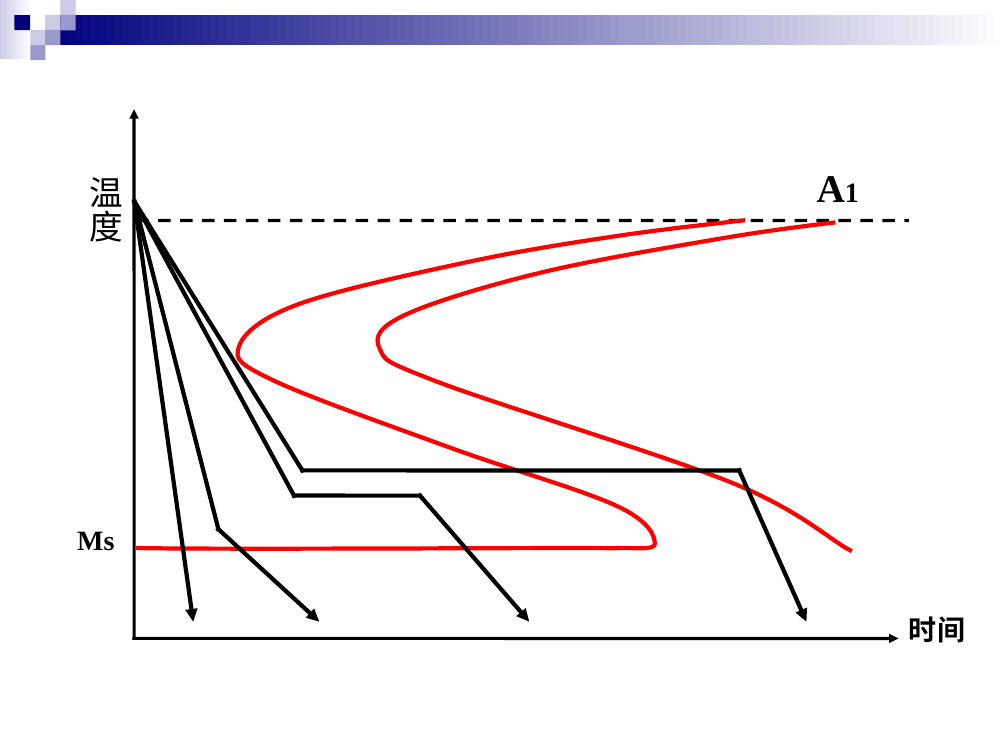
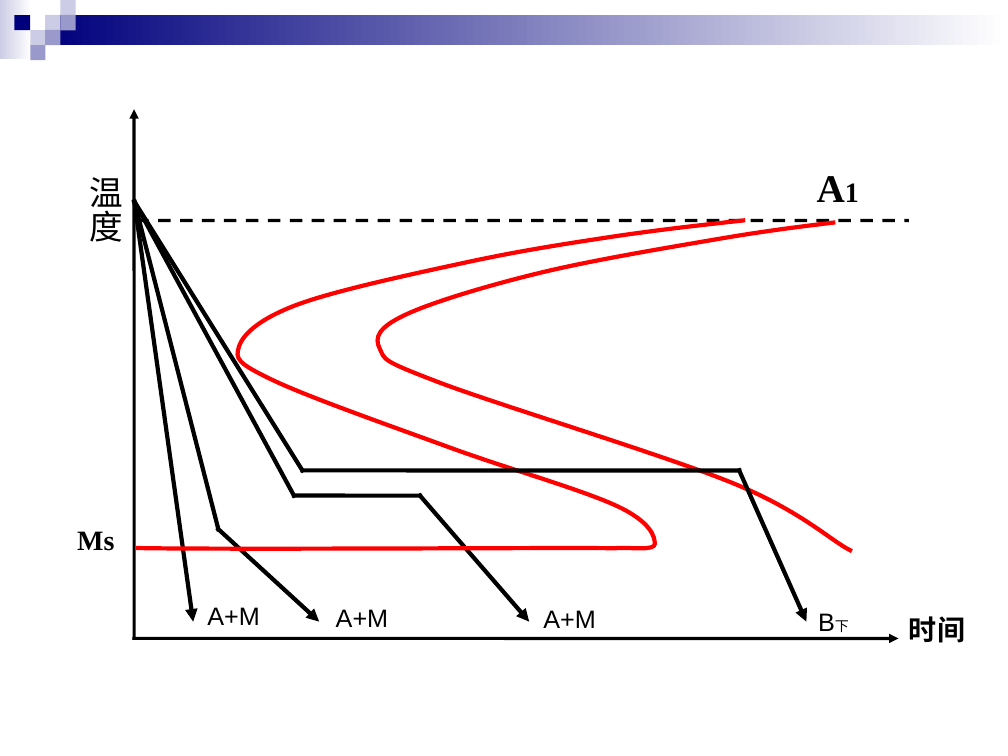
Before and after one commit to zjuatri/ZJU_Courses, a slide deck: slide 45 of 工程材料/ppt/工程材料2024.5.20.ppt. Drawn at 1008x756 pixels with LibreOffice and Linux fonts; fonts in the diff are those of the drawing. Boxes give left, top, right and bottom in pixels: in the first picture for what was removed or moved away, otherwise in the second. Text is boxed around its words. In the diff, an @@ line names an element or a change of style, - is before the commit and + after.

```diff
--- a/工程材料/ppt/工程材料2024.5.20.ppt
+++ b/工程材料/ppt/工程材料2024.5.20.ppt
@@ text added at (207,607,259,625), 18 pt, text #000000 @@
+A+M
@@ text added at (336,609,388,627), 18 pt, text #000000 @@
+A+M
@@ text added at (543,610,595,628), 18 pt, text #000000 @@
+A+M
@@ text added at (808,602,909,642), 18 pt, text #000000 @@
+B下
```
Also in this commit, not shown: 2 other slides changed, 20 other files.
